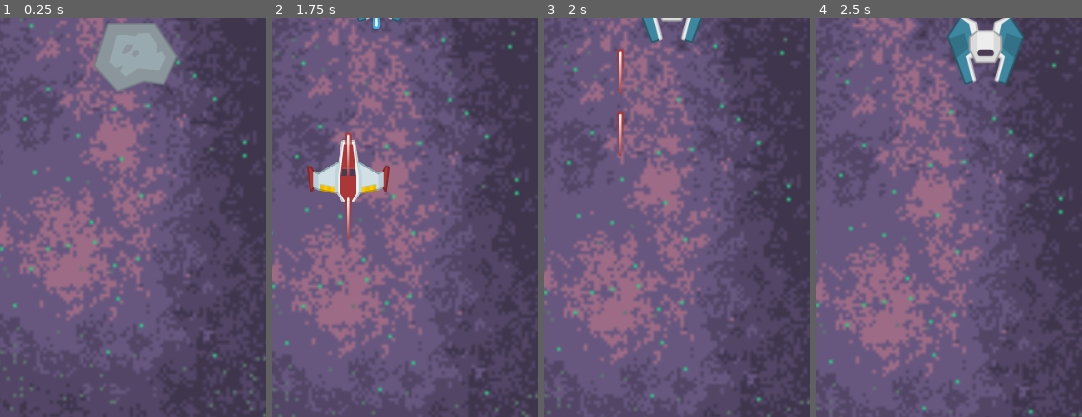
Above: before the commit, frames 1-4 (left to right).
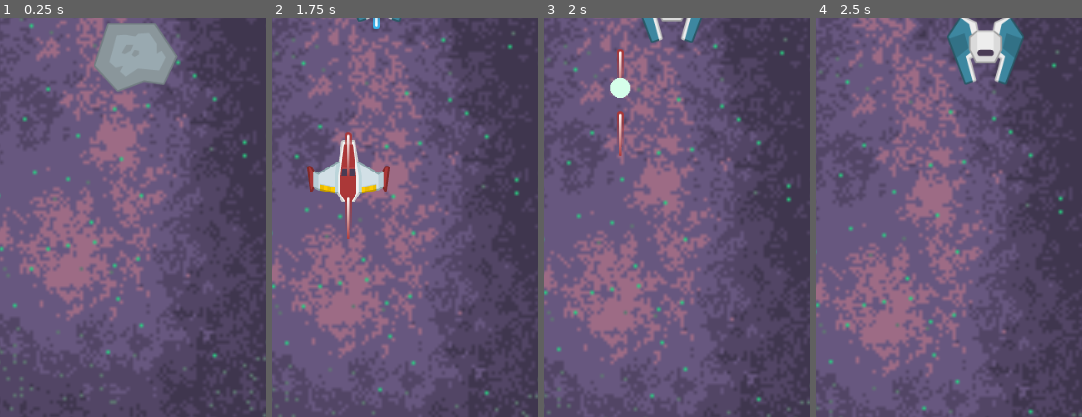
Above: after the commit, the same moments.

Repository: yang-official/super-secret-star-project
Game: Godot game, scene res://levels/demo_level.tscn
The game is run twice, just before and just after one commit, with the same random seed, the same clock (stepped at 60 frames per second) and the same inputs. The project has no main scene, so this scene is started directly.
Inputs (mouse positions are % of the whole screen's width and height, from its top left):
- Up to frame 1 (0.25 s): no input
- Up to frame 2 (1.75 s): move the mouse to (45, 70) at 0.52 s; hold Up (ui_up) from 0.53 s (still down); tap Space at 0.77, 1.52 s; move the mouse to (80, 65) at 1.27 s
- Up to frame 3 (2 s): keep holding Up (ui_up)
- Up to frame 4 (2.5 s): move the mouse to (20, 35) at 2.02 s; release Up (ui_up) at 2.03 s; hold Left (ui_left) from 2.03 s (still down)
The pictures show only the part of the screen within x 37-87%, y 0-50%; the shares and areas given below are measured in that part.

Frames 1-2 are identical in both runs. In frame 3, 0.3% of the frame differs, in the area x 24-33%, y 15-21%; in frame 4, nothing differs.

Commit message:
added explosion

Diff:
--- /dev/null
+++ b/entities/effects/explosion.gd
@@ -0,0 +1,13 @@
+extends Sprite
+
+# Declare member variables here. Examples:
+# var a = 2
+# var b = "text"
+
+# Called when the node enters the scene tree for the first time.
+func _ready():
+	pass # Replace with function body.
+
+# Called every frame. 'delta' is the elapsed time since the previous frame.
+#func _process(delta):
+#	pass
--- a/entities/effects/explosion.tscn
+++ b/entities/effects/explosion.tscn
@@ -1,7 +1,16 @@
-[gd_scene load_steps=2 format=2]
+[gd_scene load_steps=3 format=2]
 
 [ext_resource path="res://assets/sprites/effects/explosion.png" type="Texture" id=1]
+[ext_resource path="res://entities/effects/explosion.gd" type="Script" id=2]
 
 [node name="explosion" type="Sprite"]
+position = Vector2( 210.468, 175.648 )
 z_index = 5
 texture = ExtResource( 1 )
+script = ExtResource( 2 )
+
+[node name="queue_free_timer" type="Timer" parent="."]
+wait_time = 0.1
+one_shot = true
+autostart = true
+[connection signal="timeout" from="queue_free_timer" to="." method="queue_free"]
--- a/entities/enemy/Enemy.gd
+++ b/entities/enemy/Enemy.gd
@@ -5,6 +5,7 @@
 
 export var HP = 2 setget set_HP
 export var velocity = Vector2()
+const explosion = preload("res://entities/effects/explosion.tscn")
 
 func _ready():
 	set_process(true)
@@ -21,10 +22,19 @@
 func set_HP(new_value):
 	HP = new_value
 	if HP <= 0:
+		create_explosion()
 		queue_free()
 	pass
 
 func _on_area_entered(other):
 	if other.is_in_group("player"):
 		other.HP -= 1
+		create_explosion()
 		queue_free()
+
+func create_explosion():
+	var stage_node = get_parent()
+	var explosion_instance = explosion.instance()
+	explosion_instance.position = position
+	stage_node.add_child(explosion_instance)
+	pass
--- a/entities/player/Player.gd
+++ b/entities/player/Player.gd
@@ -6,6 +6,7 @@
 export var MOVE_SPEED = 400
 export var HP = 10 setget set_HP
 const laser_one = preload("res://entities/gun/laser_one.tscn")
+const explosion = preload("res://entities/effects/explosion.tscn")
 var can_shoot = true
 
 func _ready():
@@ -47,6 +48,7 @@
 func set_HP(new_value):
 	HP = new_value
 	if HP <= 0:
+		create_explosion()
 		queue_free()
 	pass
 
@@ -66,3 +68,10 @@
 	laser.set_position(pos)
 	stage_node.add_child(laser)
 	pass
+
+func create_explosion():
+	var stage_node = get_parent()
+	var explosion_instance = explosion.instance()
+	explosion_instance.position = position
+	stage_node.add_child(explosion_instance)
+	pass
